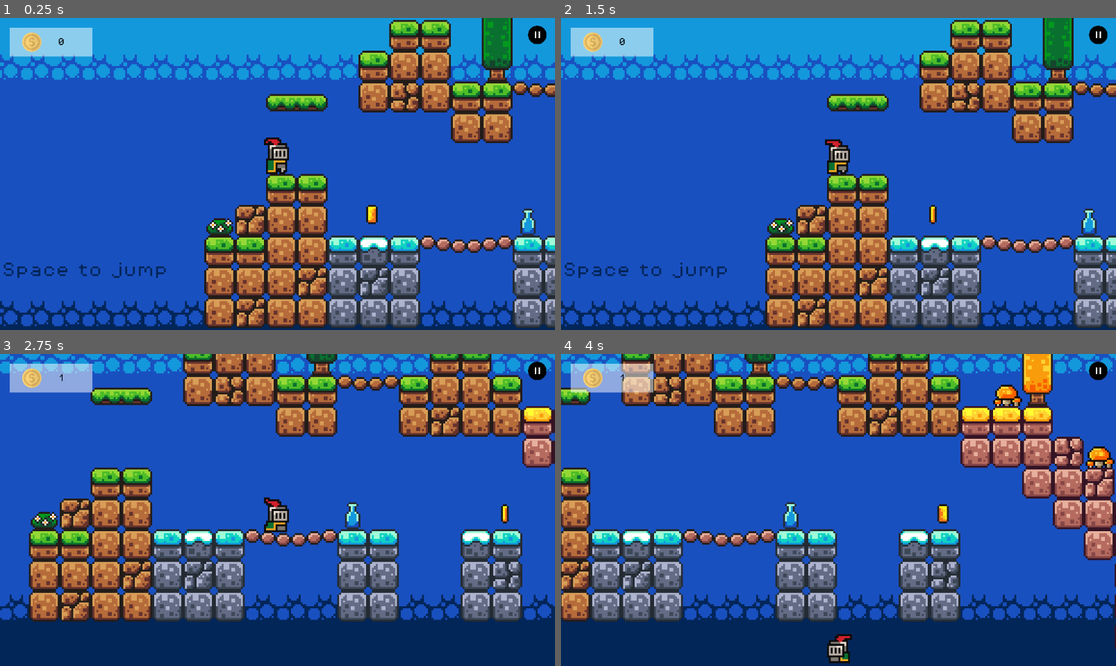
Above: before the commit, frames 1-4 (two rows, left to right).
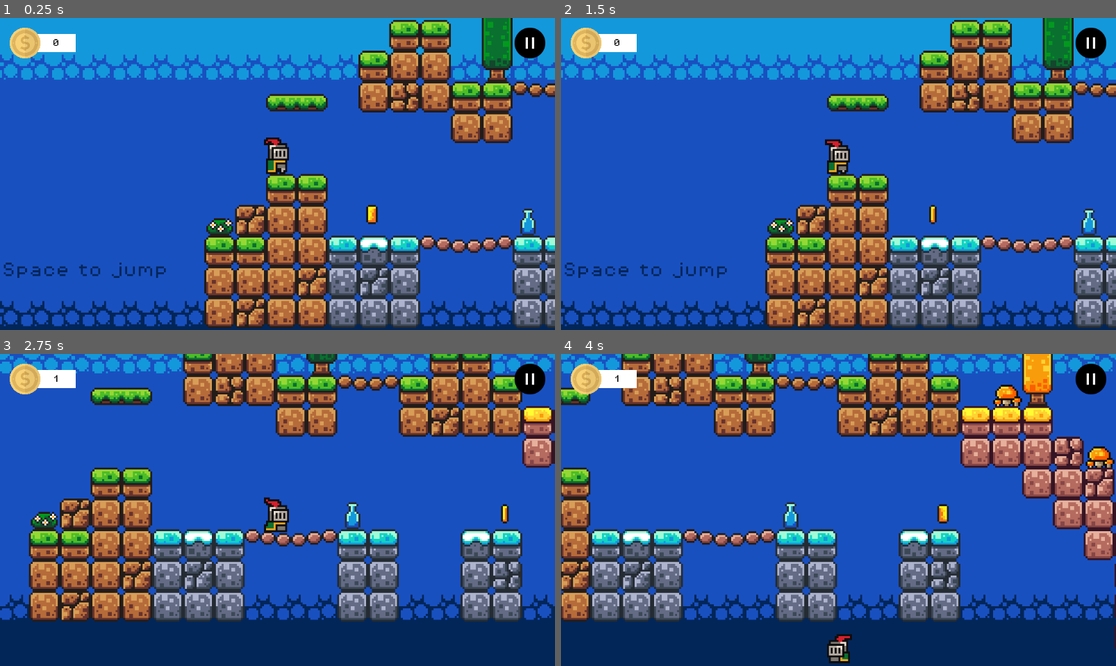
Above: after the commit, the same moments.

Repository: ImadSaddik/FirstGodotGame
Game: Godot game, scene res://scenes/game.tscn
Same seed, same stepped clock (60 frames per second), same inputs: the game is played once before the commit and once after it.
Inputs (mouse positions are in pixels of both pictures, inside the frame that each line leads up to; where the layout moved, square brackets give the same spot in the first picture):
- Up to frame 1 (0.25 s): no input
- Up to frame 2 (1.5 s): click (1088, 42) [1099, 33] at 0.5 s; click "Resume" at 1.25 s
- Up to frame 3 (2.75 s): hold Right (move_right) from 2.03 s (still down); tap Space (jump) at 2.27 s
- Up to frame 4 (4 s): tap Space (jump) at 3.02 s; release Right (move_right) at 3.53 s; hold Left (move_left) from 3.53 s (still down)

The runs differ from the first frame. In frame 1, 1.7% of the frame differs, in the area x 1-99%, y 2-13%; in frame 2, 1.7%; in frame 3, 1.7%; in frame 4, 1.7%.

Commit message:
Finished working on the first version of the in game UI

Diff:
--- a/scenes/in_game_ui.tscn
+++ b/scenes/in_game_ui.tscn
@@ -13,28 +13,58 @@
 grow_horizontal = 2
 grow_vertical = 2
 script = ExtResource("1_eq25a")
-coinCounterLabel = NodePath("CanvasLayer/CoinCounter/CoinLabel")
-pauseButton = NodePath("CanvasLayer/PauseButton")
+coinCounterLabel = NodePath("CanvasLayer/HBoxContainer/CoinCounter/CoinLabel")
+pauseButton = NodePath("CanvasLayer/HBoxContainer/PauseButton")
 
 [node name="CanvasLayer" type="CanvasLayer" parent="."]
 layer = 2
 
-[node name="CoinCounter" type="ColorRect" parent="CanvasLayer"]
+[node name="HBoxContainer" type="HBoxContainer" parent="CanvasLayer"]
+anchors_preset = 10
+anchor_right = 1.0
 offset_left = 20.0
 offset_top = 20.0
-offset_right = 192.0
-offset_bottom = 80.0
-color = Color(1, 1, 1, 0.509804)
+offset_right = -20.0
+offset_bottom = 84.0
+grow_horizontal = 2
 
-[node name="CoinLabel" type="Label" parent="CanvasLayer/CoinCounter"]
+[node name="CoinCounter" type="ColorRect" parent="CanvasLayer/HBoxContainer"]
+layout_mode = 2
+size_flags_horizontal = 3
+color = Color(1, 1, 1, 0)
+
+[node name="CoinBackground" type="ColorRect" parent="CanvasLayer/HBoxContainer/CoinCounter"]
 layout_mode = 1
 anchors_preset = 4
 anchor_top = 0.5
 anchor_bottom = 0.5
-offset_left = 100.0
-offset_top = -11.5
-offset_right = 168.0
-offset_bottom = 11.5
+offset_left = 43.0
+offset_top = -19.0
+offset_right = 137.0
+offset_bottom = 19.0
+grow_vertical = 2
+
+[node name="CoinImage" type="TextureRect" parent="CanvasLayer/HBoxContainer/CoinCounter"]
+layout_mode = 1
+anchors_preset = 4
+anchor_top = 0.5
+anchor_bottom = 0.5
+offset_top = -32.0
+offset_right = 64.0
+offset_bottom = 32.0
+grow_vertical = 2
+texture = ExtResource("3_p4skr")
+expand_mode = 1
+
+[node name="CoinLabel" type="Label" parent="CanvasLayer/HBoxContainer/CoinCounter"]
+layout_mode = 1
+anchors_preset = 4
+anchor_top = 0.5
+anchor_bottom = 0.5
+offset_left = 89.0
+offset_top = -11.0
+offset_right = 164.0
+offset_bottom = 12.0
 grow_vertical = 2
 theme_override_colors/font_color = Color(0, 0, 0, 1)
 theme_override_fonts/font = ExtResource("2_e604e")
@@ -42,29 +72,12 @@
 text = "0"
 vertical_alignment = 1
 
-[node name="CoinImage" type="TextureRect" parent="CanvasLayer/CoinCounter"]
-layout_mode = 1
-anchors_preset = 4
-anchor_top = 0.5
-anchor_bottom = 0.5
-offset_left = 26.0
-offset_top = -20.0
-offset_right = 66.0
-offset_bottom = 20.0
-grow_vertical = 2
-texture = ExtResource("3_p4skr")
-expand_mode = 1
-
-[node name="PauseButton" type="TextureButton" parent="CanvasLayer"]
-anchors_preset = 1
-anchor_left = 1.0
-anchor_right = 1.0
-offset_left = -55.9999
-offset_top = 16.0
-offset_right = 8.00012
-offset_bottom = 80.0
-grow_horizontal = 0
-scale = Vector2(0.6, 0.6)
+[node name="PauseButton" type="TextureButton" parent="CanvasLayer/HBoxContainer"]
+clip_contents = true
+custom_minimum_size = Vector2(32, 32)
+layout_mode = 2
+size_flags_horizontal = 10
+size_flags_vertical = 4
 texture_normal = ExtResource("4_0u7mf")
 
-[connection signal="pressed" from="CanvasLayer/PauseButton" to="." method="_on_pause_button_pressed"]
+[connection signal="pressed" from="CanvasLayer/HBoxContainer/PauseButton" to="." method="_on_pause_button_pressed"]
